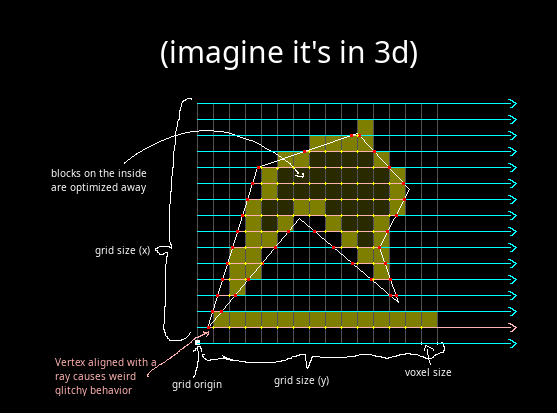
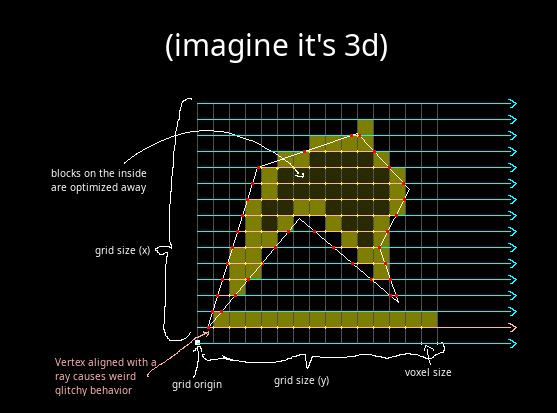
Layer changes from the first 557 x 413 image to the second:
renamed "(imagine it's in 3d)" to "(imagine it's 3d)", painted on it over (161, 33, 417, 70)
